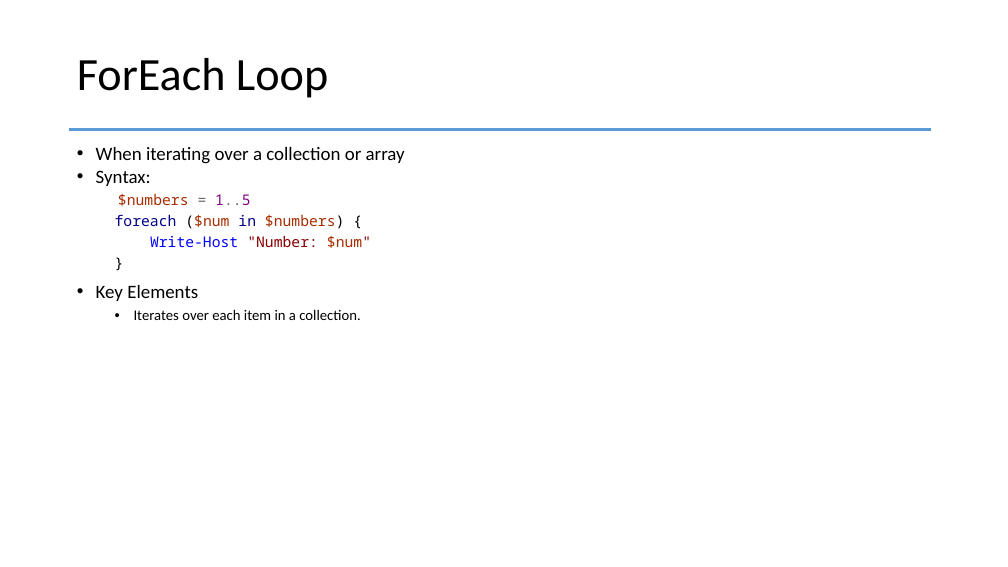
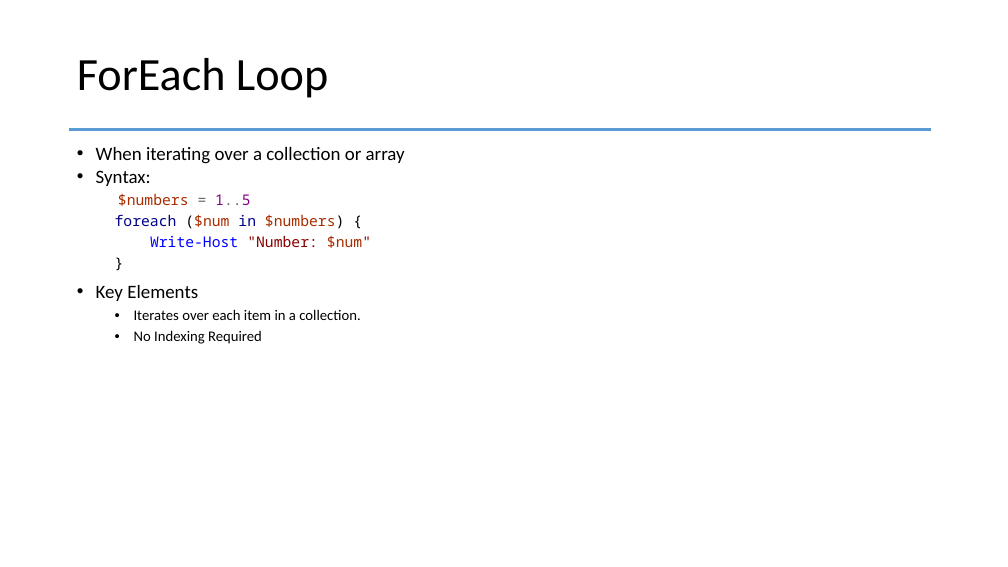
Before and after one commit to PSRITPro/my-learning-journal, a slide deck: slide 4 of PowerShell/Day11-Loops/PowerShell.pptx (slide 7 before the commit). Drawn at 1008x567 pixels with LibreOffice and Linux fonts; fonts in the diff are those of the drawing. Boxes give left, top, right and bottom in pixels: in the first picture for what was removed or moved away, otherwise in the second. Text is boxed around its words. In the diff, an @@ line names an element or a change of style, - is before the commit and + after.

```diff
--- a/PowerShell/Day11-Loops/PowerShell.pptx
+++ b/PowerShell/Day11-Loops/PowerShell.pptx
@@ text at <box>134,330,262,344</box>: paragraph added @@
+  • No Indexing Required
```
Also in this commit, not shown: 2 other slides changed, 1 slide added, 1 other file.
